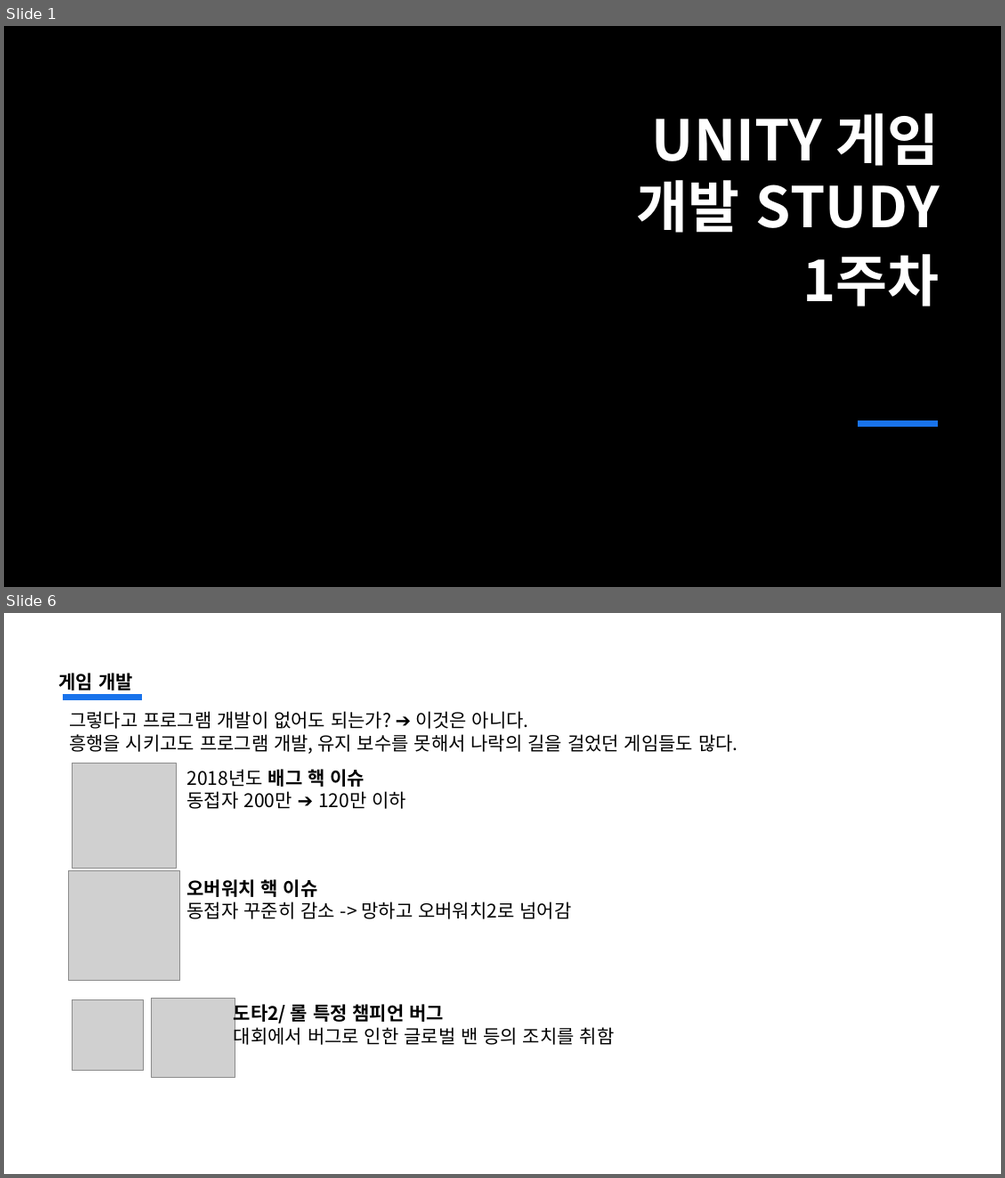
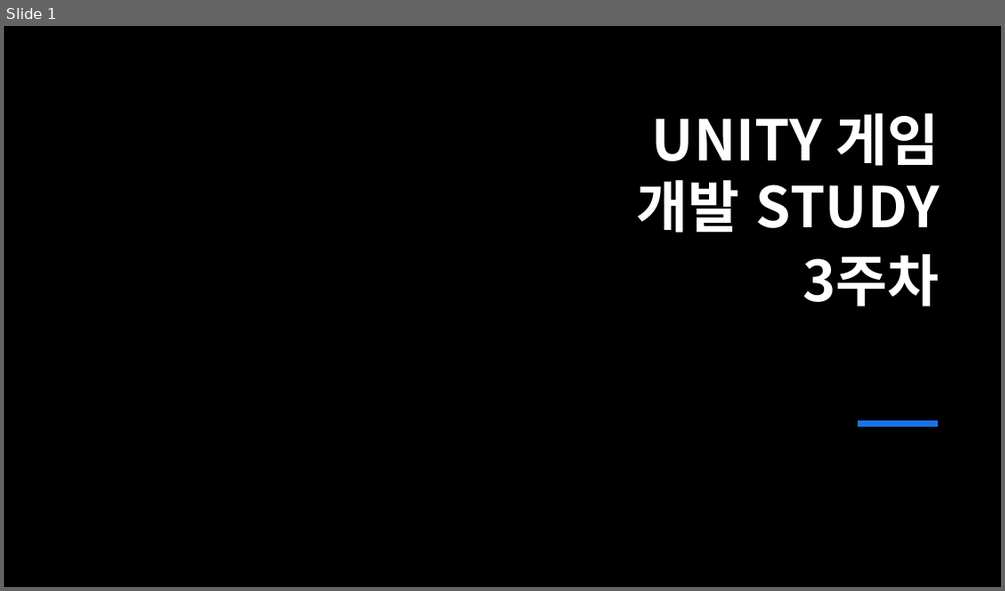
Before and after one commit to jsjin01/MJsec_Unity_Mentoring, a slide deck: MJsec_게임 개발 멘토링/MJsec_3주차.pptx. Shown one above the other, each under a label of ours: slides 1 and 6 before the commit, slide 1 after it; the slides between them are not shown. The pictures are 1005x1178 and 1005x591 pixels, drawn with LibreOffice and Linux fonts; fonts in the diff are those of the drawing; grey boxes stand for pictures; background and template pictures are left out. Boxes give left, top, right and bottom in pixels: in the first picture for what was removed or moved away, otherwise in the second. Text is boxed around its words. In the diff, an @@ line names an element or a change of style, - is before the commit and + after.

```diff
--- a/MJsec_게임 개발 멘토링/MJsec_3주차.pptx
+++ b/MJsec_게임 개발 멘토링/MJsec_3주차.pptx
@@ slide 6 removed at bbox=[4, 613, 1001, 1174], background #FFFFFF @@
@@ text removed at bbox=[59, 673, 133, 690] @@
-게임 개발
@@ line removed from (63, 698) to (142, 698) @@
@@ text removed at bbox=[69, 711, 737, 754] @@
-그렇다고 프로그램 개발이 없어도 되는가? ➔ 이것은 아니다.
-흥행을 시키고도 프로그램 개발, 유지 보수를 못해서 나락의 길을 걸었던 게임들도 많다.
@@ picture removed at bbox=[72, 763, 176, 868] @@
@@ text removed at bbox=[187, 769, 406, 809] @@
-2018년도 배그 핵 이슈
-동접자 200만 ➔ 120만 이하
@@ picture removed at bbox=[68, 871, 179, 981] @@
@@ text removed at bbox=[187, 879, 571, 919] @@
-오버워치 핵 이슈
-동접자 꾸준히 감소 -> 망하고 오버워치2로 넘어감
@@ picture removed at bbox=[72, 999, 144, 1070] @@
@@ picture removed at bbox=[151, 998, 235, 1077] @@
@@ text removed at bbox=[234, 1002, 615, 1047] @@
-도타2/ 롤 특정 챔피언 버그
-대회에서 버그로 인한 글로벌 밴 등의 조치를 취함
@@ slide 1 changed as well @@
@@ text at bbox=[802, 254, 939, 306]: text changed @@
-1주차
+3주차
```
Also in this commit, not shown: 8 other slides removed, 24 other files.
